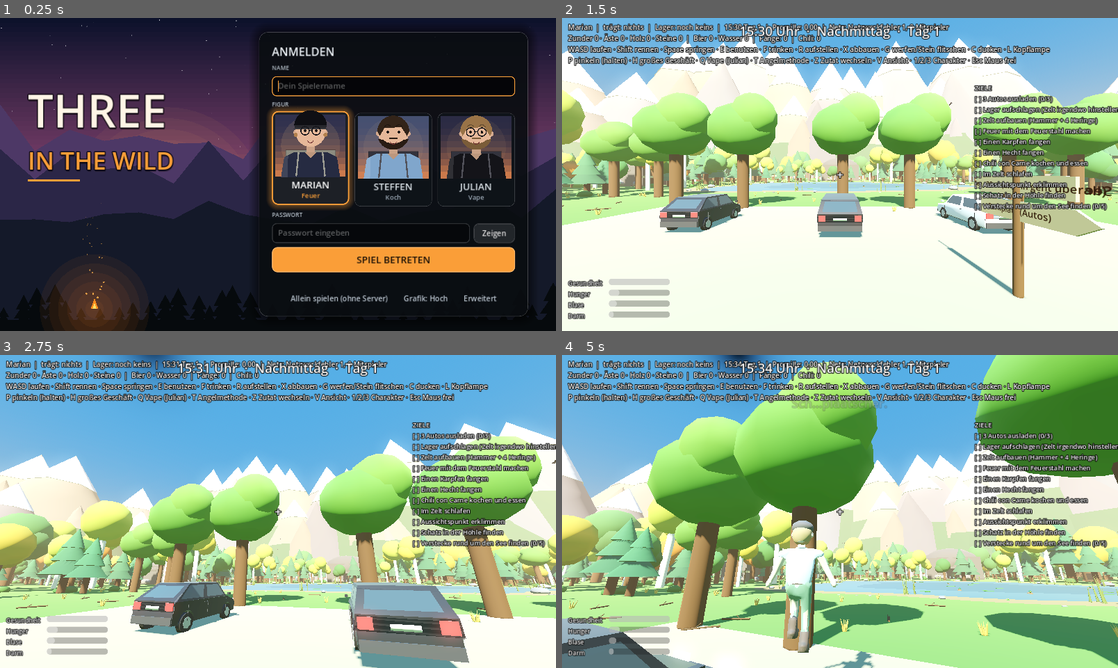
Above: before the commit, frames 1-4 (two rows, left to right).
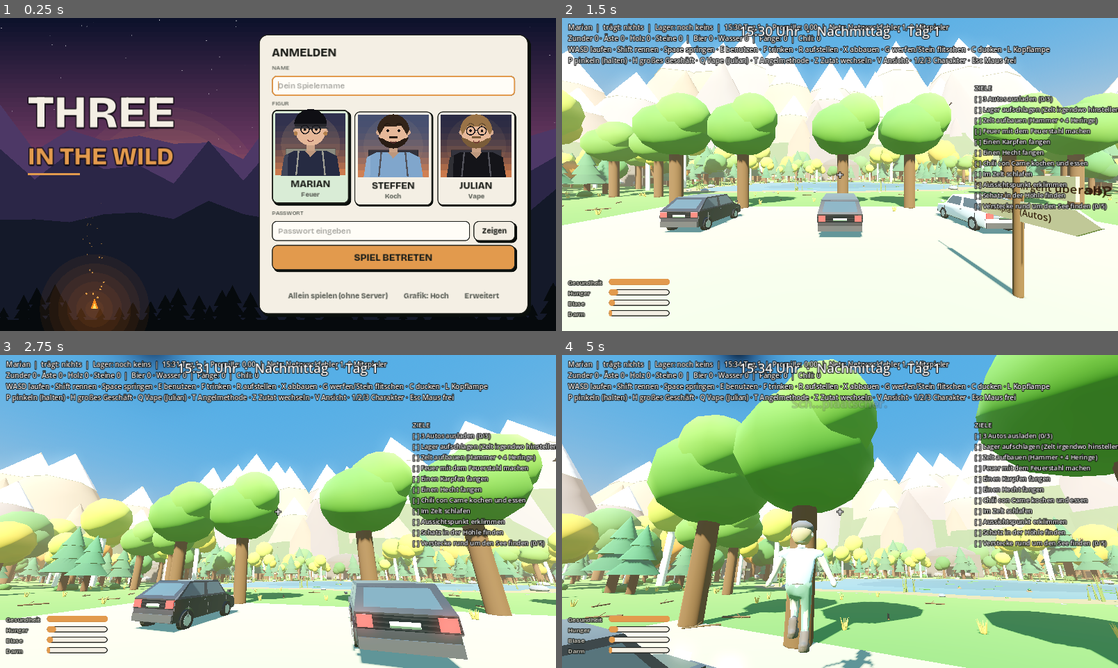
Above: after the commit, the same moments.

Repository: 7ulez/three-in-the-wild
Game: Godot game, scene res://menu.tscn
Same seed, same stepped clock (60 frames per second), same inputs: the game is played once before the commit and once after it.
Inputs (mouse positions are in pixels of both pictures, inside the frame that each line leads up to):
- Up to frame 1 (0.25 s): no input
- Up to frame 2 (1.5 s): click (956, 86) at 0.52 s; type "Alex" at 0.6 s; click (934, 233) at 0.75 s; type "12" at 0.83 s; click "SPIEL BETRETEN" at 1.25 s
- Up to frame 3 (2.75 s): tap Enter at 2 s; move the mouse to (305, 511) at 2.02 s; hold W from 2.03 s (still down); tap T at 2.1 s; click (305, 511) at 2.17 s; tap Space at 2.27 s
- Up to frame 4 (5 s): keep holding W; move the mouse to (812, 511) at 2.77 s; tap P at 2.85 s; tap Space at 3.02, 4.52 s; move the mouse to (851, 505) at 3.52 s; tap V at 3.6 s; move the mouse to (834, 517) at 4.27 s; tap E at 4.35 s; click (834, 517) at 4.42 s

The runs differ from the first frame. In frame 1, 37% of the frame differs, in the area x 4-96%, y 4-96%; in frame 2, 1.2%; in frame 3, 13%; in frame 4, 11%.

Commit message:
Sticker-Design-System (Theme, Fonts) auf Menü und HUD angewendet
Co-Authored-By: Claude Sonnet 5.5 <noreply@anthropic.com>
Claude-Session: https://claude.ai/code/session_01FicyMBshYtiCihkErSPQQ5

Diff:
--- a/fisher.gd
+++ b/fisher.gd
@@ -82,11 +82,13 @@
 	panel.position = Vector2(-170, -230)
 	panel.custom_minimum_size = Vector2(340, 0)
 	panel.mouse_filter = Control.MOUSE_FILTER_IGNORE
+	panel.theme = UI.theme()
 	layer.add_child(panel)
 	status = Label.new()
 	status.add_theme_font_size_override("font_size", 22)
-	status.add_theme_constant_override("outline_size", 6)
-	status.add_theme_color_override("font_outline_color", Color.BLACK)
+	status.add_theme_color_override("font_color", UI.PAPER)
+	status.add_theme_constant_override("outline_size", 7)
+	status.add_theme_color_override("font_outline_color", UI.SHADOW)
 	status.horizontal_alignment = HORIZONTAL_ALIGNMENT_CENTER
 	panel.add_child(status)
 	tension_bar = ProgressBar.new()
--- a/menu.gd
+++ b/menu.gd
@@ -2,13 +2,13 @@
 ## Startmenü / Login: Name, Figur, Passwort - dann geht es auf den Server.
 ## Alles wird per Code gebaut (kein Editor nötig).
 
-const ACCENT := Color(0.98, 0.62, 0.22)
+const ACCENT := Color("e29a4d")
 const ACCENT_DARK := Color(0.82, 0.44, 0.1)
 const PANEL_BG := Color(0.04, 0.055, 0.07, 0.84)
 const FIELD_BG := Color(0.0, 0.0, 0.0, 0.38)
-const TEXT_DIM := Color(0.72, 0.76, 0.8)
-const ERR := Color(1.0, 0.42, 0.38)
-const OKC := Color(0.55, 0.9, 0.6)
+const TEXT_DIM := Color("5d6159")
+const ERR := Color("d9533f")
+const OKC := Color("4aa35a")
 
 const ROLES := {"Marian": "Feuer", "Steffen": "Koch", "Julian": "Vape"}
 const ORDER := ["Marian", "Steffen", "Julian"]
@@ -148,24 +148,19 @@
 		var accent := Color(0.98, 0.62, 0.22)
 		var r := Rect2(Vector2.ZERO, size)
 		var lift := -4.0 if (selected or hover) else 0.0
-		var sb := StyleBoxFlat.new()
-		sb.set_corner_radius_all(14)
-		sb.bg_color = Color(0.1, 0.12, 0.15, 0.95) if selected else Color(0.06, 0.08, 0.1, 0.8)
-		sb.border_color = accent if selected else (Color(1, 1, 1, 0.3) if hover else Color(1, 1, 1, 0.09))
-		sb.set_border_width_all(3 if selected else 1)
-		if selected:
-			sb.shadow_color = Color(accent.r, accent.g, accent.b, 0.35)
-			sb.shadow_size = 14
+		var sb := UI.sticker(Color("d9ecd6") if selected else UI.PAPER, 12, 4.0 if (selected or hover) else 2.0, Vector4(0, 0, 0, 0))
+		sb.set_border_width_all(3 if selected else 2)
 		draw_style_box(sb, Rect2(0, lift, r.size.x, r.size.y))
 		# Porträtfläche
 		var pr := Rect2(8, 8 + lift, r.size.x - 16, r.size.y - 74)
 		var d: Dictionary = Player.CHARS[char_name]
 		draw_portrait(pr, d, selected, t)
 		# Name
-		var font := ThemeDB.fallback_font
-		var nc := Color(1, 1, 1) if selected else Color(0.85, 0.88, 0.9)
+		UI.fonts()
+		var font: Font = UI.f_head
+		var nc := UI.INK
 		draw_string(font, Vector2(0, r.size.y - 38 + lift), char_name.to_upper(), HORIZONTAL_ALIGNMENT_CENTER, r.size.x, 22, nc)
-		draw_string(font, Vector2(0, r.size.y - 16 + lift), role, HORIZONTAL_ALIGNMENT_CENTER, r.size.x, 15, accent if selected else Color(0.6, 0.65, 0.7))
+		draw_string(font, Vector2(0, r.size.y - 16 + lift), role, HORIZONTAL_ALIGNMENT_CENTER, r.size.x, 15, UI.TEXT_LOW)
 
 	func draw_portrait(pr: Rect2, d: Dictionary, active: bool, time: float) -> void:
 		# Hintergrund des Porträts (Abendhimmel + Hügel), pro Figur leicht getönt
@@ -298,13 +293,15 @@
 	var t1 := Label.new()
 	t1.text = "THREE"
 	t1.add_theme_font_size_override("font_size", 104)
-	t1.add_theme_color_override("font_color", Color(1, 0.96, 0.9))
+	t1.add_theme_color_override("font_color", UI.PAPER)
+	t1.add_theme_font_override("font", UI.f_head)
 	_outline(t1)
 	left.add_child(t1)
 	var t2 := Label.new()
 	t2.text = "IN THE WILD"
 	t2.add_theme_font_size_override("font_size", 56)
 	t2.add_theme_color_override("font_color", ACCENT)
+	t2.add_theme_font_override("font", UI.f_head)
 	_outline(t2)
 	left.add_child(t2)
 	var bar := ColorRect.new()
@@ -322,17 +319,7 @@
 	row.add_child(right)
 	var panel := PanelContainer.new()
 	panel.custom_minimum_size = Vector2(620, 0)
-	var ps := StyleBoxFlat.new()
-	ps.bg_color = PANEL_BG
-	ps.set_corner_radius_all(20)
-	ps.border_color = Color(1, 1, 1, 0.12)
-	ps.set_border_width_all(1)
-	ps.shadow_color = Color(0, 0, 0, 0.5)
-	ps.shadow_size = 24
-	ps.content_margin_left = 30
-	ps.content_margin_right = 30
-	ps.content_margin_top = 26
-	ps.content_margin_bottom = 22
+	var ps := UI.sticker(UI.PAPER, 20, 6.0, Vector4(30, 26, 30, 22))
 	panel.add_theme_stylebox_override("panel", ps)
 	right.add_child(panel)
 	var box := VBoxContainer.new()
@@ -344,6 +331,7 @@
 	var login_l := Label.new()
 	login_l.text = "ANMELDEN"
 	login_l.add_theme_font_size_override("font_size", 26)
+	login_l.add_theme_font_override("font", UI.f_head)
 	login_l.size_flags_horizontal = Control.SIZE_EXPAND_FILL
 	head.add_child(login_l)
 	server_dot = Label.new()
@@ -400,15 +388,7 @@
 	join_btn.text = "SPIEL BETRETEN"
 	join_btn.custom_minimum_size = Vector2(0, 58)
 	join_btn.add_theme_font_size_override("font_size", 22)
-	join_btn.add_theme_stylebox_override("normal", _btn_style(ACCENT, ACCENT.lightened(0.25)))
-	join_btn.add_theme_stylebox_override("hover", _btn_style(ACCENT.lightened(0.12), Color(1, 1, 1, 0.6)))
-	join_btn.add_theme_stylebox_override("pressed", _btn_style(ACCENT_DARK, ACCENT))
-	join_btn.add_theme_stylebox_override("disabled", _btn_style(Color(0.35, 0.3, 0.25), Color(1, 1, 1, 0.1)))
-	join_btn.add_theme_stylebox_override("focus", _btn_style(ACCENT, Color(1, 1, 1, 0.9)))
-	join_btn.add_theme_color_override("font_color", Color(0.1, 0.06, 0.02))
-	join_btn.add_theme_color_override("font_hover_color", Color(0.1, 0.06, 0.02))
-	join_btn.add_theme_color_override("font_pressed_color", Color(0.1, 0.06, 0.02))
-	join_btn.add_theme_color_override("font_disabled_color", Color(0.75, 0.7, 0.65))
+	UI.primary_button(join_btn)
 	join_btn.pressed.connect(_on_join)
 	box.add_child(join_btn)
 
@@ -426,13 +406,13 @@
 	solo_btn.text = "Allein spielen (ohne Server)"
 	solo_btn.flat = true
 	solo_btn.add_theme_color_override("font_color", TEXT_DIM)
-	solo_btn.add_theme_color_override("font_hover_color", Color(1, 1, 1))
+	solo_btn.add_theme_color_override("font_hover_color", UI.INK)
 	solo_btn.pressed.connect(_on_solo)
 	bottom.add_child(solo_btn)
 	var q_btn := Button.new()
 	q_btn.flat = true
 	q_btn.add_theme_color_override("font_color", TEXT_DIM)
-	q_btn.add_theme_color_override("font_hover_color", Color(1, 1, 1))
+	q_btn.add_theme_color_override("font_hover_color", UI.INK)
 	q_btn.text = "Grafik: Niedrig" if Game.low else "Grafik: Hoch"
 	q_btn.pressed.connect(func() -> void:
 		Game.low = not Game.low
@@ -473,26 +453,7 @@
 
 
 func _make_theme() -> Theme:
-	var th := Theme.new()
-	th.set_font_size("font_size", "Label", 17)
-	th.set_font_size("font_size", "LineEdit", 18)
-	th.set_font_size("font_size", "Button", 17)
-	th.set_color("font_color", "Label", Color(0.93, 0.95, 0.97))
-	th.set_color("font_color", "LineEdit", Color(1, 1, 1))
-	th.set_color("font_placeholder_color", "LineEdit", Color(1, 1, 1, 0.35))
-	th.set_color("caret_color", "LineEdit", ACCENT)
-	th.set_color("selection_color", "LineEdit", Color(ACCENT.r, ACCENT.g, ACCENT.b, 0.4))
-	th.set_stylebox("normal", "LineEdit", _field_style(Color(1, 1, 1, 0.14)))
-	th.set_stylebox("focus", "LineEdit", _field_style(ACCENT))
-	th.set_stylebox("read_only", "LineEdit", _field_style(Color(1, 1, 1, 0.08)))
-	th.set_stylebox("normal", "Button", _btn_style(Color(1, 1, 1, 0.1), Color(1, 1, 1, 0.16)))
-	th.set_stylebox("hover", "Button", _btn_style(Color(1, 1, 1, 0.18), Color(1, 1, 1, 0.3)))
-	th.set_stylebox("pressed", "Button", _btn_style(Color(1, 1, 1, 0.26), ACCENT))
-	th.set_stylebox("focus", "Button", _btn_style(Color(1, 1, 1, 0.1), ACCENT))
-	th.set_stylebox("disabled", "Button", _btn_style(Color(1, 1, 1, 0.05), Color(1, 1, 1, 0.08)))
-	var flat := StyleBoxEmpty.new()
-	th.set_stylebox("normal", "FlatButton", flat)
-	return th
+	return UI.theme()
 
 
 func _field_style(border: Color) -> StyleBoxFlat:
--- a/needs.gd
+++ b/needs.gd
@@ -32,6 +32,7 @@
 	panel.offset_top = -120.0
 	panel.offset_left = 14.0
 	panel.mouse_filter = Control.MOUSE_FILTER_IGNORE
+	panel.theme = UI.theme()
 	layer.add_child(panel)
 	for key in ["Gesundheit", "Hunger", "Blase", "Darm"]:
 		var row := HBoxContainer.new()
@@ -40,8 +41,9 @@
 		l.text = key
 		l.custom_minimum_size = Vector2(90, 0)
 		l.add_theme_font_size_override("font_size", 14)
-		l.add_theme_constant_override("outline_size", 5)
-		l.add_theme_color_override("font_outline_color", Color.BLACK)
+		l.add_theme_color_override("font_color", UI.PAPER)
+		l.add_theme_constant_override("outline_size", 6)
+		l.add_theme_color_override("font_outline_color", UI.SHADOW)
 		row.add_child(l)
 		var bar := ProgressBar.new()
 		bar.custom_minimum_size = Vector2(140, 14)
--- /dev/null
+++ b/ui.gd
@@ -0,0 +1,109 @@
+class_name UI
+extends RefCounted
+## Gemeinsames Sticker-Design (Papier-Panels, Tinte, Schatten). Farben/Maße aus dem Design-System.
+
+const PAPER := Color("f4efe4")
+const INK := Color("1d1f1a")
+const FOREST := Color("15201b")
+const SHADOW := Color("0a0f0c")
+const FIRE := Color("e29a4d")
+const DANGER := Color("d9533f")
+const WATER := Color("8fc3dc")
+const TEXT_LOW := Color("5d6159")
+const CHAR_COLORS := {"Marian": Color("4aa35a"), "Steffen": Color("d9534f"), "Julian": Color("4a86d8"), "Gast": Color("e8c547")}
+
+static var _theme: Theme = null
+static var f_head: FontFile = null
+static var f_label: FontFile = null
+static var f_mono: FontFile = null
+
+
+static func fonts() -> void:
+	if f_head != null:
+		return
+	f_head = load("res://assets/fonts/bricolage-grotesque-latin-800-normal.woff2")
+	f_label = load("res://assets/fonts/bricolage-grotesque-latin-600-normal.woff2")
+	f_mono = load("res://assets/fonts/space-mono-latin-700-normal.woff2")
+
+
+## Sticker: Fläche, 2px Tintenrand, harter Schatten rechts unten.
+static func sticker(bg: Color = PAPER, radius: int = 14, shadow: float = 4.0, pad: Vector4 = Vector4(14, 10, 14, 10)) -> StyleBoxFlat:
+	var s := StyleBoxFlat.new()
+	s.bg_color = bg
+	s.border_color = INK
+	s.set_border_width_all(2)
+	s.set_corner_radius_all(radius)
+	s.shadow_color = SHADOW
+	s.shadow_size = 0
+	s.shadow_offset = Vector2(shadow, shadow)
+	if shadow > 0.0:
+		s.shadow_size = 1
+	s.content_margin_left = pad.x
+	s.content_margin_top = pad.y
+	s.content_margin_right = pad.z
+	s.content_margin_bottom = pad.w
+	return s
+
+
+static func _button_set(th: Theme, type: String, bg: Color, fg: Color) -> void:
+	th.set_stylebox("normal", type, sticker(bg, 12, 4.0, Vector4(16, 8, 16, 8)))
+	th.set_stylebox("hover", type, sticker(bg.lightened(0.06), 12, 6.0, Vector4(16, 8, 16, 8)))
+	th.set_stylebox("pressed", type, sticker(bg.darkened(0.06), 12, 1.0, Vector4(16, 8, 16, 8)))
+	th.set_stylebox("focus", type, sticker(bg, 12, 4.0, Vector4(16, 8, 16, 8)))
+	th.set_stylebox("disabled", type, sticker(bg.darkened(0.25), 12, 0.0, Vector4(16, 8, 16, 8)))
+	for c in ["font_color", "font_hover_color", "font_pressed_color", "font_focus_color"]:
+		th.set_color(c, type, fg)
+	th.set_color("font_disabled_color", type, fg.lerp(PAPER, 0.5))
+
+
+static func theme() -> Theme:
+	if _theme != null:
+		return _theme
+	fonts()
+	var th := Theme.new()
+	th.default_font = f_label
+	th.default_font_size = 17
+	th.set_font("font", "Button", f_head)
+	th.set_font_size("font_size", "Button", 17)
+	th.set_color("font_color", "Label", INK)
+	th.set_font("font", "Label", f_label)
+	th.set_font("font", "LineEdit", f_label)
+	th.set_font_size("font_size", "LineEdit", 18)
+	th.set_color("font_color", "LineEdit", INK)
+	th.set_color("font_placeholder_color", "LineEdit", Color(INK, 0.4))
+	th.set_color("caret_color", "LineEdit", FIRE)
+	th.set_color("selection_color", "LineEdit", Color(FIRE, 0.45))
+	var fld := sticker(Color("fffdf7"), 10, 0.0, Vector4(14, 8, 14, 8))
+	var fld_f := sticker(Color("fffdf7"), 10, 0.0, Vector4(14, 8, 14, 8))
+	fld_f.border_color = FIRE
+	fld_f.set_border_width_all(3)
+	th.set_stylebox("normal", "LineEdit", fld)
+	th.set_stylebox("focus", "LineEdit", fld_f)
+	th.set_stylebox("read_only", "LineEdit", fld)
+	_button_set(th, "Button", PAPER, INK)
+	th.set_stylebox("normal", "FlatButton", StyleBoxEmpty.new())
+	th.set_stylebox("panel", "PanelContainer", sticker(PAPER, 18, 4.0, Vector4(22, 18, 22, 18)))
+	# Balken
+	var bg := sticker(PAPER, 8, 0.0, Vector4(0, 0, 0, 0))
+	var fill := sticker(FIRE, 6, 0.0, Vector4(0, 0, 0, 0))
+	fill.set_border_width_all(0)
+	th.set_stylebox("background", "ProgressBar", bg)
+	th.set_stylebox("fill", "ProgressBar", fill)
+	_theme = th
+	return th
+
+
+static func primary_button(b: Button) -> void:
+	var th := Theme.new()
+	_button_set(th, "Button", FIRE, INK)
+	for n in ["normal", "hover", "pressed", "focus", "disabled"]:
+		b.add_theme_stylebox_override(n, th.get_stylebox(n, "Button"))
+	for c in ["font_color", "font_hover_color", "font_pressed_color", "font_focus_color", "font_disabled_color"]:
+		b.add_theme_color_override(c, th.get_color(c, "Button"))
+
+
+## Meldung / HUD-Label als Pille mit Tintenrand.
+static func pill(bg: Color = FOREST, fg: Color = PAPER) -> StyleBoxFlat:
+	var s := sticker(bg, 14, 3.0, Vector4(12, 5, 12, 5))
+	s.border_color = SHADOW if bg != FOREST else Color(PAPER, 0.35)
+	return s
Binary file added: assets/fonts/bricolage-grotesque-latin-600-normal.woff2
Not shown, added: assets/fonts/bricolage-grotesque-latin-600-normal.woff2.import
Binary file added: assets/fonts/bricolage-grotesque-latin-800-normal.woff2
Not shown, added: assets/fonts/bricolage-grotesque-latin-800-normal.woff2.import
Binary file added: assets/fonts/space-mono-latin-700-normal.woff2
Not shown, added: assets/fonts/space-mono-latin-700-normal.woff2.import
Not shown, changed: web/index.html
Not shown, changed: web/index.js.gz
Not shown, changed: web/index.pck
Not shown, changed: web/index.pck.gz
Not shown, changed: web/index.wasm.gz
